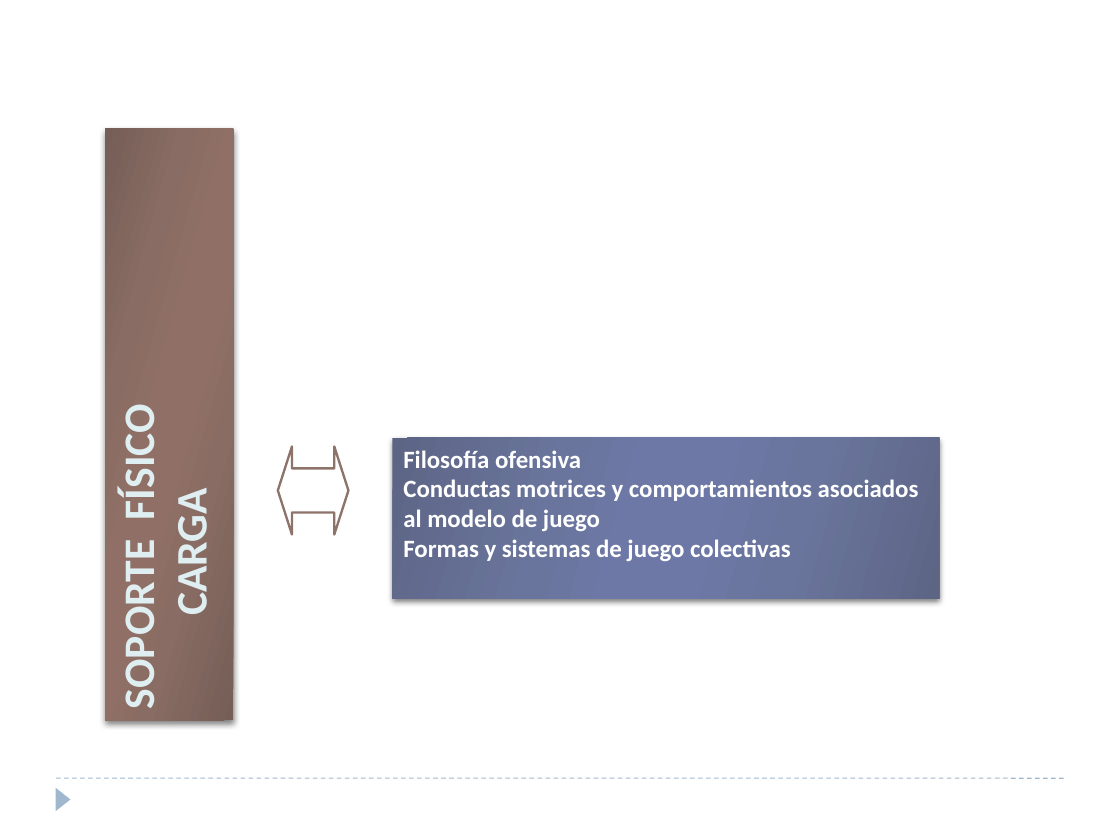
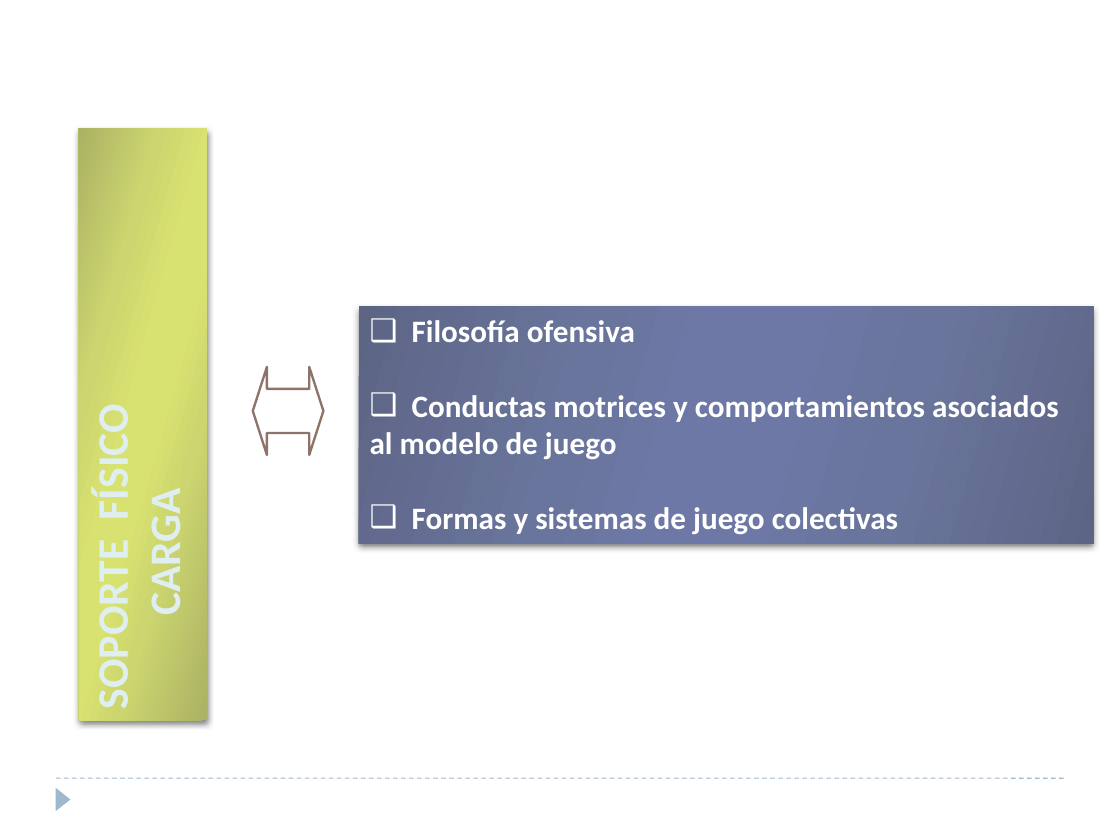
Before and after one commit to jahama/lbh_planificacion_temp_2011-12, a slide deck: slide 3 of ataque/modelo-juego-ofensivo.pptx (slide 2 before the commit). Drawn at 1120x840 pixels with LibreOffice and Linux fonts; fonts in the diff are those of the drawing. Boxes give left, top, right and bottom in pixels: in the first picture for what was removed or moved away, otherwise in the second. Text is boxed around its words. In the diff, an @@ line names an element or a change of style, - is before the commit and + after.

Commit message:
creo el documento para el modelo de juego ofensivo

```diff
--- a/ataque/modelo-juego-ofensivo.pptx
+++ b/ataque/modelo-juego-ofensivo.pptx
@@ rectangle "SOPORTE FÍSICO": place and size @@
-rectangle "SOPORTE FÍSICO" at <box>105,129,233,720</box>
+rectangle "SOPORTE FÍSICO" at <box>78,129,206,720</box>
@@ rectangle "SOPORTE FÍSICO" at <box>78,129,206,720</box>: fill gradient #745E57 to #896D64 to #917167 to gradient #ACB264 to #CCD570 to #D9E371 @@
@@ rectangle "Filosofía ofensiva": place and size @@
-rectangle "Filosofía ofensiva" at <box>392,438,939,599</box>
+rectangle "Filosofía ofensiva" at <box>358,306,1093,543</box>
@@ rectangle "Filosofía ofensiva" at <box>358,306,1093,543</box>: size 16 to 20 pt; bullet none to ❑ @@
@@ left right arrow: place and size @@
-left right arrow at <box>278,447,348,535</box>
+left right arrow at <box>253,367,324,456</box>
```
Also in this commit, not shown: 5 other slides changed, 8 slides added.
